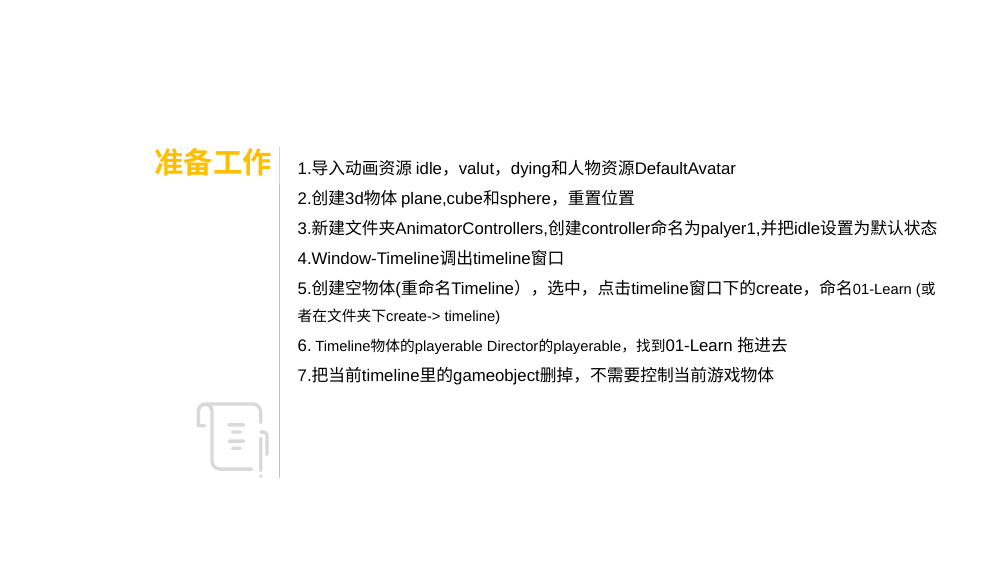
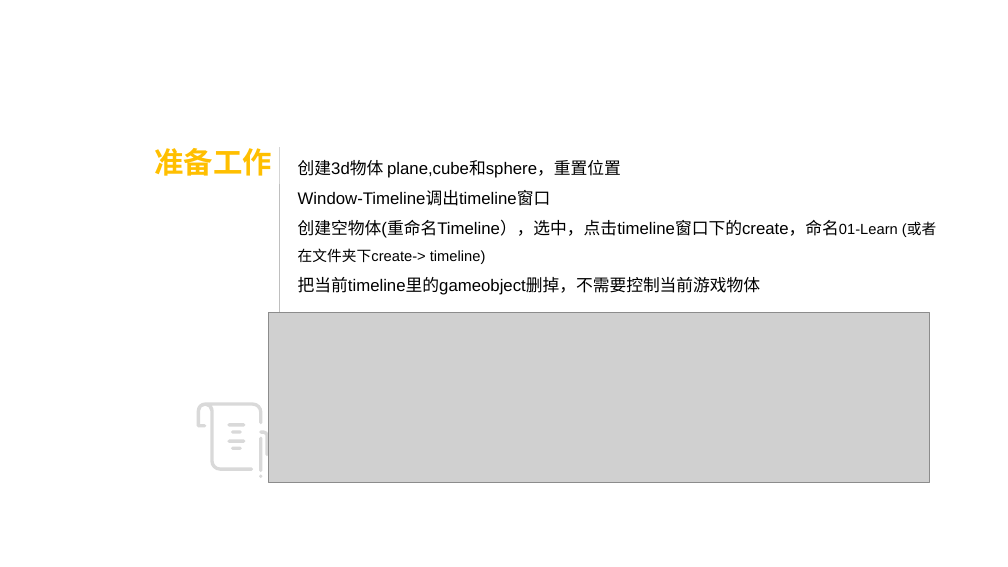
Before and after one commit to ThreePeopleGame/Death, a slide deck: slide 2 of Share/游戏技术分享/Mecanim动画分享/动画之timelime.pptx. Drawn at 1008x567 pixels with LibreOffice and Linux fonts; fonts in the diff are those of the drawing; grey boxes stand for pictures. Boxes give left, top, right and bottom in pixels: in the first picture for what was removed or moved away, otherwise in the second. Text is boxed around its words. In the diff, an @@ line names an element or a change of style, - is before the commit and + after.

```diff
--- a/Share/游戏技术分享/Mecanim动画分享/动画之timelime.pptx
+++ b/Share/游戏技术分享/Mecanim动画分享/动画之timelime.pptx
@@ text at (x1=298, y1=160, x2=936, y2=295): text changed @@
-1.导入动画资源 idle，valut，dying和人物资源DefaultAvatar
-2.创建3d物体 plane,cube和sphere，重置位置
-3.新建文件夹AnimatorControllers,创建controller命名为palyer1,并把idle设置为默认状态4.Window-Timeline调出timeline窗口
-5.创建空物体(重命名Timeline），选中，点击timeline窗口下的create，命名01-Learn (或者在文件夹下create-> timeline)
-6. Timeline物体的playerable Director的playerable，找到01-Learn 拖进去
-7.把当前timeline里的gameobject删掉，不需要控制当前游戏物体
+创建3d物体 plane,cube和sphere，重置位置
+Window-Timeline调出timeline窗口
+创建空物体(重命名Timeline），选中，点击timeline窗口下的create，命名01-Learn (或者在文件夹下create-> timeline)
+把当前timeline里的gameobject删掉，不需要控制当前游戏物体
@@ picture added at (x1=268, y1=313, x2=929, y2=482) @@
```
Also in this commit, not shown: 2 other slides changed, 2 slides added, 1 other file.
